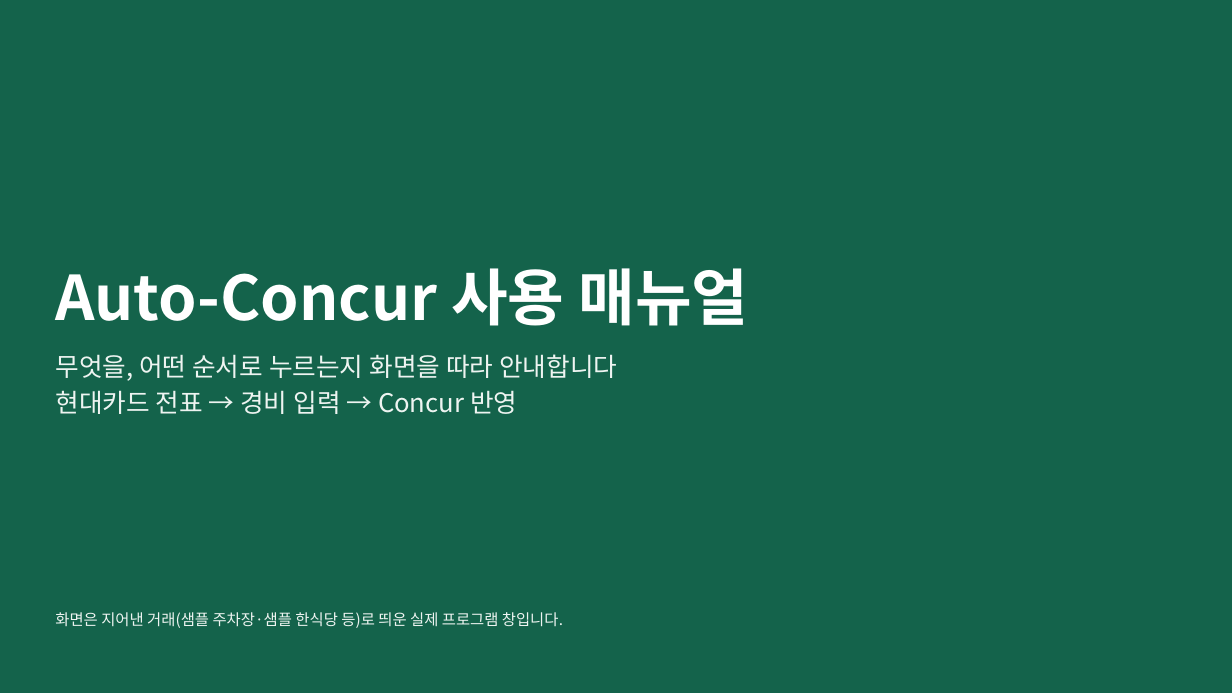
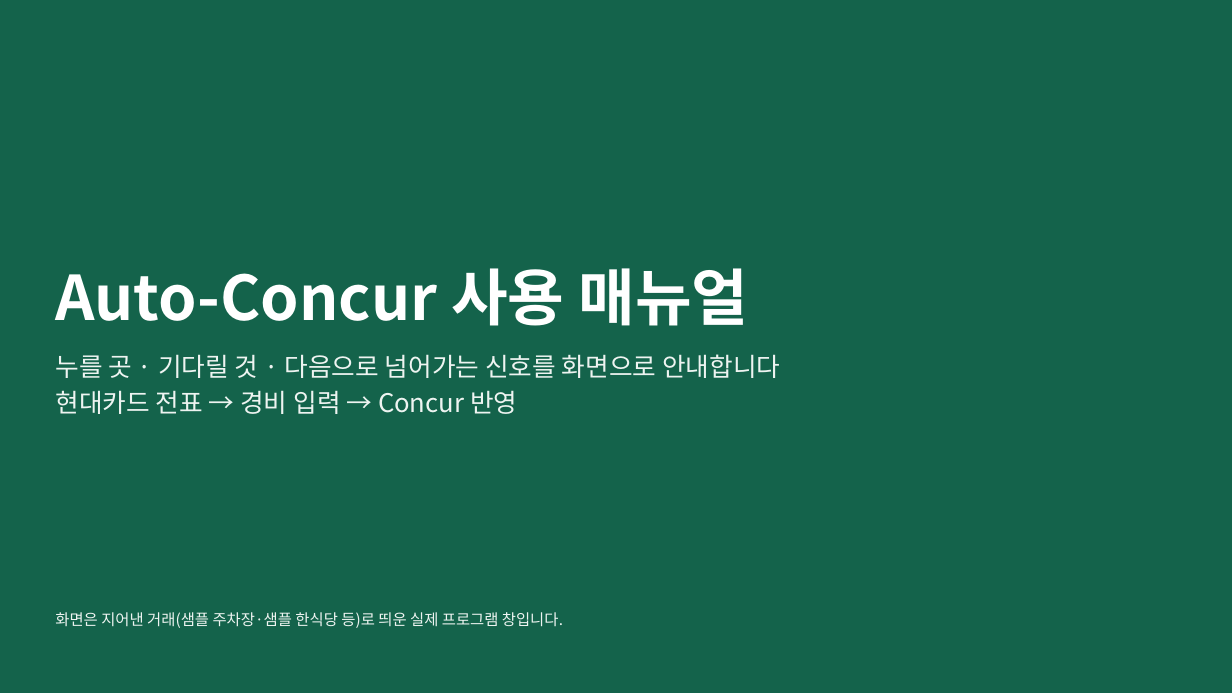
Before and after one commit to oks9924/Auto-Concur, a slide deck: slide 1 of docs/manual.pptx. Drawn at 1232x693 pixels with LibreOffice and Linux fonts; fonts in the diff are those of the drawing. Boxes give left, top, right and bottom in pixels: in the first picture for what was removed or moved away, otherwise in the second. Text is boxed around its words. In the diff, an @@ line names an element or a change of style, - is before the commit and + after.

```diff
--- a/docs/manual.pptx
+++ b/docs/manual.pptx
@@ text at <box>55,354,780,378</box>: text changed @@
-무엇을, 어떤 순서로 누르는지 화면을 따라 안내합니다
+누를 곳 · 기다릴 것 · 다음으로 넘어가는 신호를 화면으로 안내합니다
```
Also in this commit, not shown: 15 other slides changed, 9 slides added, 11 other files.
